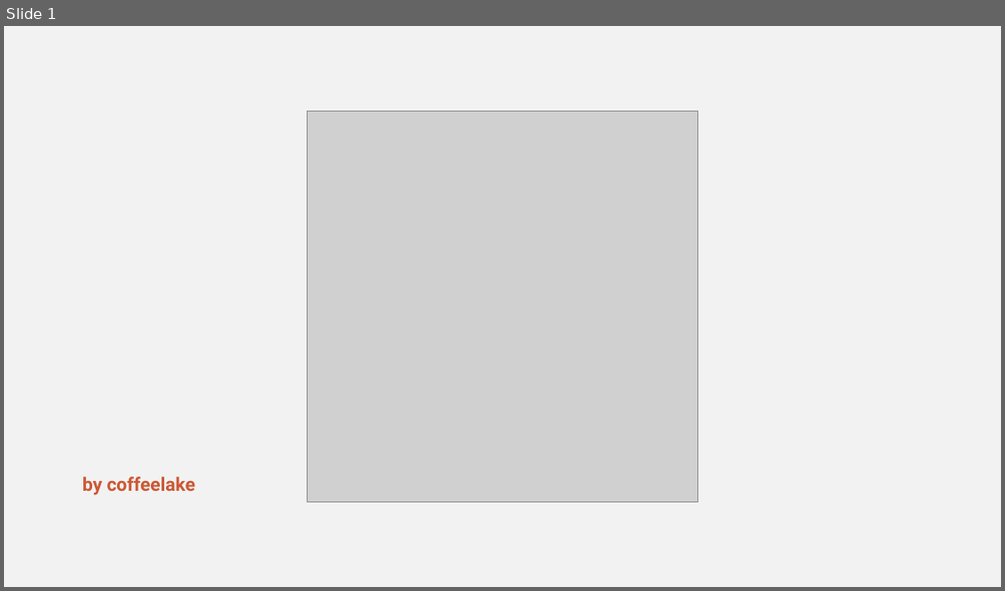
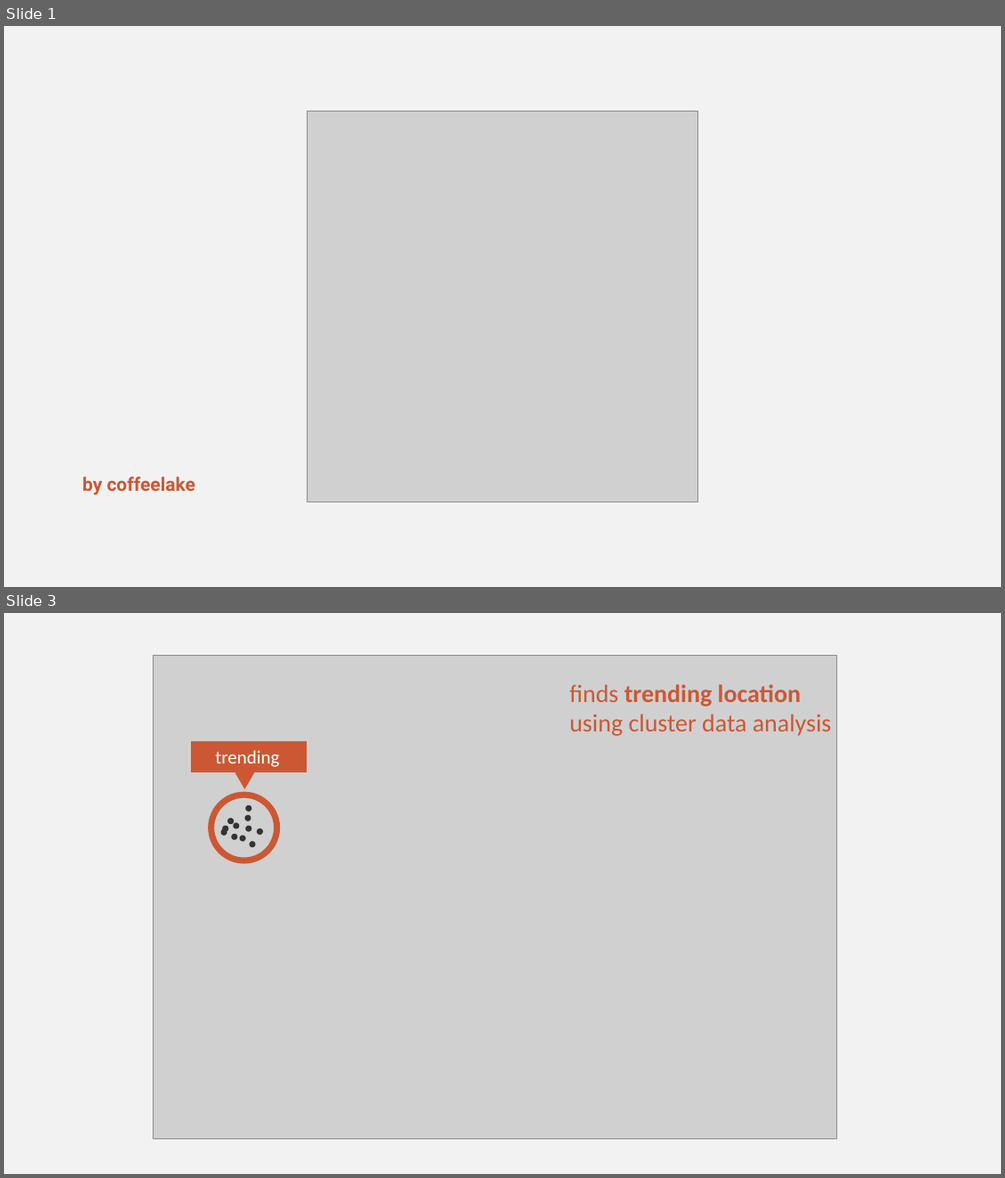
Before and after one commit to coffeelakedev/TourAdvisor, a slide deck: demo/Reveal.pptx. Shown one above the other, each under a label of ours: slide 1 before the commit, slides 1 and 3 after it; the slides between them are not shown. The pictures are 1005x591 and 1005x1178 pixels, drawn with LibreOffice and Linux fonts; fonts in the diff are those of the drawing; grey boxes stand for pictures. Boxes give left, top, right and bottom in pixels: in the first picture for what was removed or moved away, otherwise in the second. Text is boxed around its words. In the diff, an @@ line names an element or a change of style, - is before the commit and + after.

```diff
--- a/demo/Reveal.pptx
+++ b/demo/Reveal.pptx
@@ slide 3 added at (x1=4, y1=613, x2=1001, y2=1174), background #F2F2F2 @@
@@ picture added at (x1=153, y1=655, x2=836, y2=1138) @@
@@ text added at (x1=569, y1=684, x2=832, y2=736), 24 pt, text #CC5833 @@
+finds trending location using cluster data analysis
@@ rectangle added at (x1=191, y1=742, x2=306, y2=771), fill #CC5833, outline #CC5833 1 pt, 18 pt, text #FFFFFF @@
+trending
@@ triangle added at (x1=235, y1=771, x2=254, y2=788), fill #CC5833, outline #CC5833 1 pt @@
@@ ellipse added at (x1=211, y1=795, x2=277, y2=860), outline #CC5833 6 pt @@
@@ ellipse added at (x1=223, y1=826, x2=228, y2=831), fill #333333, outline #333333 1 pt @@
@@ ellipse added at (x1=228, y1=819, x2=234, y2=824), fill #333333, outline #333333 1 pt @@
@@ ellipse added at (x1=234, y1=823, x2=239, y2=828), fill #333333, outline #333333 1 pt @@
@@ ellipse added at (x1=245, y1=816, x2=251, y2=821), fill #333333, outline #333333 1 pt @@
@@ ellipse added at (x1=246, y1=826, x2=251, y2=831), fill #333333, outline #333333 1 pt @@
@@ ellipse added at (x1=246, y1=806, x2=251, y2=811), fill #333333, outline #333333 1 pt @@
@@ ellipse added at (x1=222, y1=830, x2=226, y2=835), fill #333333, outline #333333 1 pt @@
@@ ellipse added at (x1=232, y1=835, x2=237, y2=840), fill #333333, outline #333333 1 pt @@
@@ ellipse added at (x1=241, y1=835, x2=245, y2=841), fill #333333, outline #333333 1 pt @@
@@ ellipse added at (x1=250, y1=842, x2=255, y2=847), fill #333333, outline #333333 1 pt @@
@@ ellipse added at (x1=258, y1=829, x2=263, y2=835), fill #333333, outline #333333 1 pt @@
```
Also in this commit, not shown: 2 other slides added, 3 slides removed, 4 other files.
